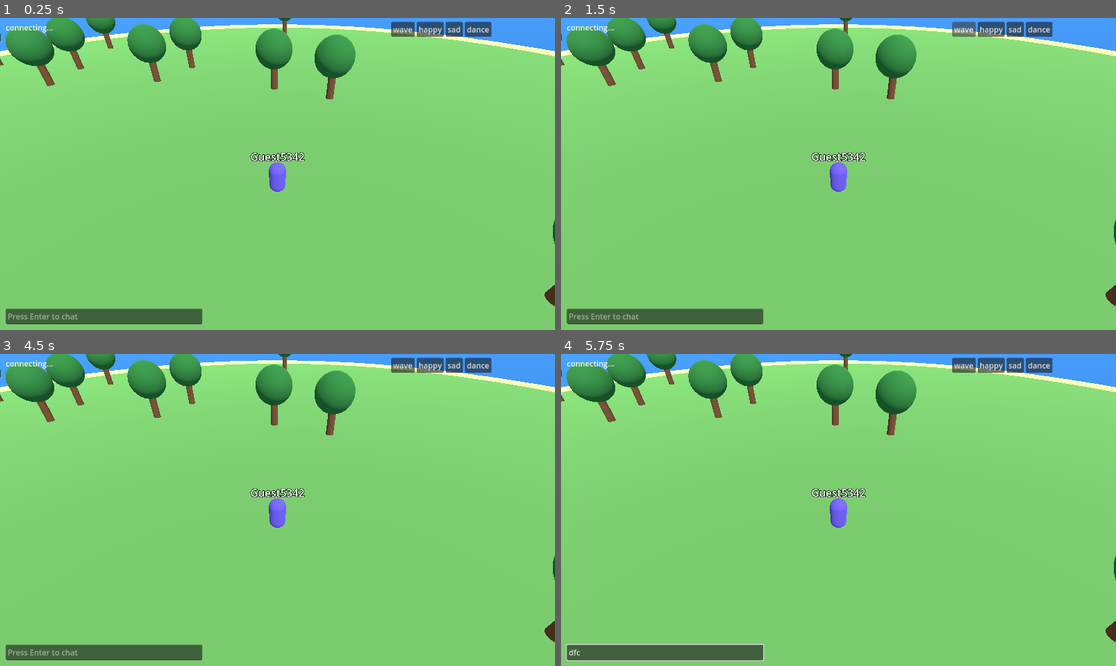
Above: before the commit, frames 1-4 (two rows, left to right).
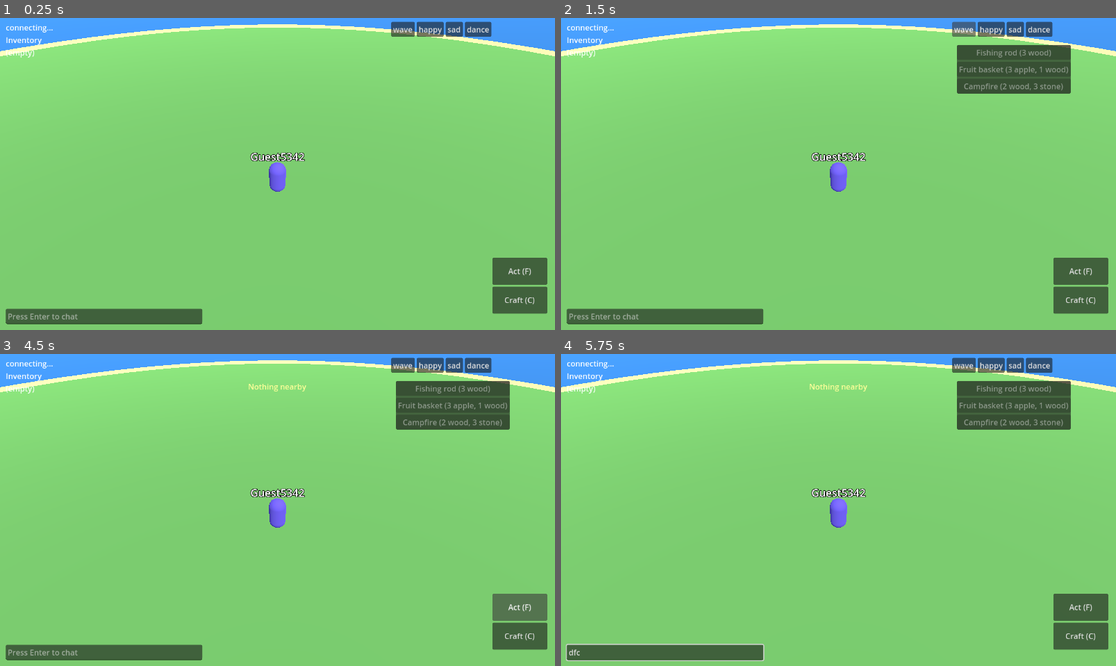
Above: after the commit, the same moments.

Repository: funami-dev/fujoma
Game: Godot game, scene res://main.tscn
Same seed, same stepped clock (60 frames per second), same inputs: the game is played once before the commit and once after it.
Inputs (mouse positions are in pixels of both pictures, inside the frame that each line leads up to):
- Up to frame 1 (0.25 s): no input
- Up to frame 2 (1.5 s): click (1082, 298) at 0.5 s, where only the run after the commit has a clickable "Craft (C)"; click "wave" at 1.25 s
- Up to frame 3 (4.5 s): click "happy" at 2 s; click "sad" at 2.75 s; click "dance" at 3.5 s; click (521, 606) at 4.25 s, where only the run after the commit has a clickable "Act (F)"
- Up to frame 4 (5.75 s): tap Enter at 5 s; move the mouse to (960, 494) at 5.02 s; hold D (move_right) from 5.03 s (still down); tap F (act, bound only after the commit) at 5.1 s; click (960, 494) at 5.17 s; tap C (craft, bound only after the commit) at 5.3 s

The runs differ from the first frame. In frame 1, 6.7% of the frame differs, in the area x 0-100%, y 0-95%; in frame 2, 9.9%; in frame 3, 10%; in frame 4, 10%.

Commit message:
Phase 2: gathering, crafting, inventory and persistent guest profiles
Co-Authored-By: Claude Sonnet 5.5 <noreply@anthropic.com>
Claude-Session: https://claude.ai/code/session_01PSNXdpzg6Un1grzxoNeG58

Diff:
--- /dev/null
+++ b/client/defs.gd
@@ -0,0 +1,21 @@
+class_name Defs
+## Item and recipe definitions. Mirrors server/src/protocol.ts.
+
+const ITEM_NAMES := {
+	"apple": "Apple",
+	"wood": "Wood",
+	"stone": "Stone",
+	"fish": "Fish",
+	"fishing_rod": "Fishing rod",
+	"fruit_basket": "Fruit basket",
+	"campfire": "Campfire",
+}
+
+const RECIPES := {
+	"fishing_rod": {"wood": 3},
+	"fruit_basket": {"apple": 3, "wood": 1},
+	"campfire": {"wood": 2, "stone": 3},
+}
+
+const INTERACT_RANGE := 3.5  # server allows 4
+const SHORE_DISTANCE := 37.0  # island radius 40 minus 3
--- /dev/null
+++ b/client/hud.gd
@@ -0,0 +1,127 @@
+class_name Hud
+extends CanvasLayer
+## Inventory, crafting panel, interaction prompt and toast messages.
+
+signal act_pressed
+signal craft_requested(recipe: String)
+
+var _inventory_label: Label
+var _prompt: Label
+var _toast: Label
+var _toast_left := 0.0
+var _craft_panel: PanelContainer
+var _craft_buttons: Dictionary = {}
+var _inv: Dictionary = {}
+
+
+func _ready() -> void:
+	_inventory_label = Label.new()
+	_inventory_label.position = Vector2(12, 34)
+	add_child(_inventory_label)
+
+	_prompt = Label.new()
+	_prompt.anchor_left = 0.5
+	_prompt.anchor_right = 0.5
+	_prompt.anchor_top = 1.0
+	_prompt.anchor_bottom = 1.0
+	_prompt.offset_left = -150
+	_prompt.offset_right = 150
+	_prompt.offset_top = -110
+	_prompt.horizontal_alignment = HORIZONTAL_ALIGNMENT_CENTER
+	add_child(_prompt)
+
+	_toast = Label.new()
+	_toast.anchor_left = 0.5
+	_toast.anchor_right = 0.5
+	_toast.offset_left = -250
+	_toast.offset_right = 250
+	_toast.offset_top = 56
+	_toast.horizontal_alignment = HORIZONTAL_ALIGNMENT_CENTER
+	_toast.add_theme_color_override("font_color", Color(1, 1, 0.6))
+	add_child(_toast)
+
+	var buttons := VBoxContainer.new()
+	buttons.anchor_left = 1.0
+	buttons.anchor_right = 1.0
+	buttons.anchor_top = 1.0
+	buttons.anchor_bottom = 1.0
+	buttons.offset_left = -130
+	buttons.offset_right = -16
+	buttons.offset_top = -150
+	buttons.offset_bottom = -16
+	add_child(buttons)
+	var act := Button.new()
+	act.text = "Act (F)"
+	act.custom_minimum_size = Vector2(0, 56)
+	act.focus_mode = Control.FOCUS_NONE
+	act.pressed.connect(func() -> void: act_pressed.emit())
+	buttons.add_child(act)
+	var craft := Button.new()
+	craft.text = "Craft (C)"
+	craft.custom_minimum_size = Vector2(0, 56)
+	craft.focus_mode = Control.FOCUS_NONE
+	craft.pressed.connect(toggle_craft)
+	buttons.add_child(craft)
+
+	_craft_panel = PanelContainer.new()
+	_craft_panel.anchor_left = 1.0
+	_craft_panel.anchor_right = 1.0
+	_craft_panel.offset_left = -330
+	_craft_panel.offset_right = -140
+	_craft_panel.offset_top = 56
+	_craft_panel.visible = false
+	add_child(_craft_panel)
+	var box := VBoxContainer.new()
+	_craft_panel.add_child(box)
+	for recipe: String in Defs.RECIPES:
+		var b := Button.new()
+		b.focus_mode = Control.FOCUS_NONE
+		b.pressed.connect(func() -> void: craft_requested.emit(recipe))
+		box.add_child(b)
+		_craft_buttons[recipe] = b
+	set_inventory({})
+
+
+func toggle_craft() -> void:
+	_craft_panel.visible = not _craft_panel.visible
+
+
+func set_prompt(text: String) -> void:
+	_prompt.text = text
+
+
+func show_toast(text: String) -> void:
+	_toast.text = text
+	_toast_left = 3.0
+
+
+func set_inventory(inv: Dictionary) -> void:
+	_inv = inv
+	var lines: PackedStringArray = []
+	for item: String in Defs.ITEM_NAMES:
+		var qty: int = int(inv.get(item, 0))
+		if qty > 0:
+			lines.append("%s x%d" % [Defs.ITEM_NAMES[item], qty])
+	_inventory_label.text = "Inventory\n" + ("\n".join(lines) if lines.size() > 0 else "(empty)")
+	for recipe: String in _craft_buttons:
+		var cost: Dictionary = Defs.RECIPES[recipe]
+		var parts: PackedStringArray = []
+		var affordable := true
+		for item: String in cost:
+			parts.append("%d %s" % [cost[item], Defs.ITEM_NAMES[item].to_lower()])
+			if int(inv.get(item, 0)) < int(cost[item]):
+				affordable = false
+		var b: Button = _craft_buttons[recipe]
+		b.text = "%s (%s)" % [Defs.ITEM_NAMES[recipe], ", ".join(parts)]
+		b.disabled = not affordable
+
+
+func has_item(item: String) -> bool:
+	return int(_inv.get(item, 0)) > 0
+
+
+func _process(delta: float) -> void:
+	if _toast_left > 0.0:
+		_toast_left -= delta
+		if _toast_left <= 0.0:
+			_toast.text = ""
--- a/client/main.gd
+++ b/client/main.gd
@@ -12,6 +12,7 @@
 var island_code := "main"
 var server_url := PROD_SERVER
 var guest_id := ""
+var guest_secret := ""
 var guest_name := ""
 var guest_color := Color.WHITE
 
@@ -27,6 +28,8 @@
 var chat_log: RichTextLabel
 var chat_input: LineEdit
 var joystick: Joystick
+var hud: Hud
+var nodes: Dictionary = {}  # id -> WorldNode
 var _touch_dir := Vector2.ZERO
 
 
@@ -45,6 +48,7 @@
 	net.connected.connect(_on_connected)
 	net.disconnected.connect(_on_disconnected)
 	net.message.connect(_on_message)
+	net.rejected.connect(_on_rejected)
 	status_label.text = "connecting..."
 	net.open("%s/island/%s/ws" % [server_url, island_code])
 
@@ -66,6 +70,11 @@
 	var cfg := ConfigFile.new()
 	cfg.load("user://guest.cfg")
 	guest_id = cfg.get_value("guest", "id", "")
+	guest_secret = cfg.get_value("guest", "secret", "")
+	if guest_secret == "":
+		guest_secret = _random_token(24)
+		cfg.set_value("guest", "secret", guest_secret)
+		cfg.save("user://guest.cfg")
 	if guest_id == "":
 		guest_id = "%08x%08x" % [randi(), randi()]
 		cfg.set_value("guest", "id", guest_id)
@@ -80,6 +89,14 @@
 			guest_name = (name_param as String).substr(0, 16)
 
 
+func _random_token(length: int) -> String:
+	var chars := "abcdefghijklmnopqrstuvwxyz0123456789"
+	var out := ""
+	for i in length:
+		out += chars[randi() % chars.length()]
+	return out
+
+
 # ---------------------------------------------------------------- setup
 
 func _setup_input() -> void:
@@ -90,6 +107,8 @@
 		"move_back": [KEY_S, KEY_DOWN],
 		"cam_left": [KEY_Q],
 		"cam_right": [KEY_E],
+		"act": [KEY_F],
+		"craft": [KEY_C],
 	}
 	for action: String in bindings:
 		InputMap.add_action(action)
@@ -120,31 +139,6 @@
 	var water := PlaneMesh.new()
 	water.size = Vector2(400, 400)
 	_add_mesh(water, Color(0.2, 0.5, 0.8), Vector3(0, -0.6, 0))
-
-	# Decorative trees at fixed positions (same on every client).
-	var rng := RandomNumberGenerator.new()
-	rng.seed = 1234
-	for i in 28:
-		var angle := rng.randf() * TAU
-		var dist := sqrt(rng.randf()) * (ISLAND_RADIUS - 4.0)
-		if dist < 5.0:
-			continue
-		var tree := Node3D.new()
-		tree.position = Vector3(cos(angle) * dist, 0, sin(angle) * dist)
-		add_child(tree)
-		var trunk := MeshInstance3D.new()
-		trunk.mesh = _cylinder(0.3, 2.0)
-		trunk.material_override = _mat(Color(0.5, 0.33, 0.2))
-		trunk.position.y = 1.0
-		tree.add_child(trunk)
-		var crown := MeshInstance3D.new()
-		var sphere := SphereMesh.new()
-		sphere.radius = 1.5
-		sphere.height = 3.0
-		crown.mesh = sphere
-		crown.material_override = _mat(Color(0.2, 0.55, 0.25))
-		crown.position.y = 3.2
-		tree.add_child(crown)
 
 	camera = Camera3D.new()
 	camera.fov = 60.0
@@ -220,6 +214,11 @@
 		b.pressed.connect(_send_emote.bind(kind))
 		emote_box.add_child(b)
 
+	hud = Hud.new()
+	add_child(hud)
+	hud.act_pressed.connect(_act)
+	hud.craft_requested.connect(func(recipe: String) -> void: net.send({"t": "craft", "recipe": recipe}))
+
 	if DisplayServer.is_touchscreen_available():
 		joystick = Joystick.new()
 		joystick.anchor_top = 1.0
@@ -235,8 +234,18 @@
 
 func _on_connected() -> void:
 	status_label.text = "island: %s" % island_code
-	net.send({"t": "join", "id": guest_id, "name": guest_name, "color": "#" + guest_color.to_html(false)})
+	net.send({"t": "join", "id": guest_id, "secret": guest_secret, "name": guest_name, "color": "#" + guest_color.to_html(false)})
 	_last_sent = Vector3.INF
+
+
+func _on_rejected(code: int) -> void:
+	match code:
+		4000:
+			status_label.text = "This guest is open in another tab. Close it and reload."
+		4003:
+			status_label.text = "This guest id belongs to another device. Clear site data to start fresh."
+		_:
+			status_label.text = "Connection refused (%d)" % code
 
 
 func _on_disconnected() -> void:
@@ -250,7 +259,19 @@
 		"welcome":
 			for p: Dictionary in d.get("players", []):
 				_add_remote(p)
+			_clear_nodes()
+			for n: Dictionary in d.get("nodes", []):
+				_add_node(n)
+			hud.set_inventory(d.get("inv", {}))
 			_update_status()
+		"inv":
+			hud.set_inventory(d.get("inv", {}))
+		"toast":
+			hud.show_toast(d.get("text", ""))
+		"node":
+			var wn: WorldNode = nodes.get(d.get("id", ""))
+			if wn:
+				wn.set_ready_in(int(d.get("ready_in", 0)))
 		"joined":
 			_add_remote(d["p"])
 			_log("%s joined" % d["p"].get("name", "?"))
@@ -279,6 +300,20 @@
 				remotes[d["id"]].emote(d["e"])
 
 
+func _clear_nodes() -> void:
+	for n: WorldNode in nodes.values():
+		n.queue_free()
+	nodes.clear()
+
+
+func _add_node(n: Dictionary) -> void:
+	var wn := WorldNode.new()
+	wn.position = Vector3(n["x"], 0, n["z"])
+	add_child(wn)
+	wn.setup(n["id"], n["k"], int(n["ready_in"]))
+	nodes[n["id"]] = wn
+
+
 func _add_remote(p: Dictionary) -> void:
 	var id: String = p["id"]
 	if id == guest_id or remotes.has(id):
@@ -327,9 +362,40 @@
 # ---------------------------------------------------------------- loop
 
 func _unhandled_key_input(event: InputEvent) -> void:
-	if event is InputEventKey and event.pressed and event.keycode == KEY_ENTER:
+	if not (event is InputEventKey and event.pressed and not event.echo):
+		return
+	if event.keycode == KEY_ENTER:
 		chat_input.grab_focus()
 		get_viewport().set_input_as_handled()
+	elif event.physical_keycode == KEY_F:
+		_act()
+	elif event.physical_keycode == KEY_C:
+		hud.toggle_craft()
+
+
+func _nearest_node() -> WorldNode:
+	var best: WorldNode = null
+	var best_d := Defs.INTERACT_RANGE
+	for n: WorldNode in nodes.values():
+		var d := n.position.distance_to(me.position)
+		if d < best_d:
+			best_d = d
+			best = n
+	return best
+
+
+func _on_shore() -> bool:
+	return Vector2(me.position.x, me.position.z).length() >= Defs.SHORE_DISTANCE
+
+
+func _act() -> void:
+	var n := _nearest_node()
+	if n:
+		net.send({"t": "interact", "id": n.node_id})
+	elif _on_shore():
+		net.send({"t": "fish"})
+	else:
+		hud.show_toast("Nothing nearby")
 
 
 func _process(delta: float) -> void:
@@ -353,6 +419,9 @@
 			flat = flat.normalized() * ISLAND_RADIUS
 			me.position = Vector3(flat.x, 0, flat.y)
 		me.rotation.y = lerp_angle(me.rotation.y, atan2(-dir.x, -dir.z), minf(1.0, 14.0 * delta))
+		_push_out_of_nodes()
+
+	_update_prompt()
 
 	_send_timer += delta
 	if _send_timer >= POS_SEND_INTERVAL:
@@ -370,3 +439,28 @@
 	var focus := me.position
 	camera.position = focus + CAMERA_OFFSET.rotated(Vector3.UP, cam_yaw)
 	camera.look_at(focus + Vector3(0, 1, 0), Vector3.UP)
+
+
+func _push_out_of_nodes() -> void:
+	for n: WorldNode in nodes.values():
+		var offset := me.position - n.position
+		offset.y = 0
+		var min_dist := n.collision_radius() + 0.4
+		if offset.length() < min_dist:
+			if offset.length() < 0.001:
+				offset = Vector3(1, 0, 0)
+			me.position = n.position + offset.normalized() * min_dist
+
+
+func _update_prompt() -> void:
+	var n := _nearest_node()
+	if n:
+		var what := "pick fruit / gather wood" if n.kind == "tree" else "take stone"
+		if n.is_ready() or n.kind == "tree":
+			hud.set_prompt("F: %s" % what)
+		else:
+			hud.set_prompt("(%s: nothing right now)" % n.kind)
+	elif _on_shore():
+		hud.set_prompt("F: fish" if hud.has_item("fishing_rod") else "Shore: craft a fishing rod to fish")
+	else:
+		hud.set_prompt("")
--- a/client/net.gd
+++ b/client/net.gd
@@ -4,6 +4,7 @@
 
 signal connected
 signal disconnected
+signal rejected(code: int)
 signal message(data: Dictionary)
 
 const RECONNECT_DELAY := 2.0
@@ -12,6 +13,7 @@
 var _socket: WebSocketPeer
 var _was_open := false
 var _retry_in := 0.0
+var _stopped := false
 
 
 func open(server_url: String) -> void:
@@ -38,6 +40,8 @@
 
 func _process(delta: float) -> void:
 	if _socket == null:
+		if _stopped:
+			return
 		_retry_in -= delta
 		if _retry_in <= 0.0:
 			_connect()
@@ -54,7 +58,12 @@
 					message.emit(parsed)
 		WebSocketPeer.STATE_CLOSED:
 			var was_open := _was_open
+			var code := _socket.get_close_code()
 			_socket = null
+			if code in [4000, 4001, 4003]:
+				_stopped = true
+				rejected.emit(code)
+				return
 			_retry_in = RECONNECT_DELAY
 			if was_open:
 				disconnected.emit()
--- /dev/null
+++ b/client/world_node.gd
@@ -0,0 +1,97 @@
+class_name WorldNode
+extends Node3D
+## A harvestable tree or rock. The server owns its cooldown; we only mirror it.
+
+const COLLISION_RADIUS := {"tree": 0.9, "rock": 0.8}
+
+var node_id := ""
+var kind := ""
+var _ready_at_ms := 0
+var _fruit: Node3D
+var _rock_mesh: MeshInstance3D
+
+
+func setup(id: String, k: String, ready_in_ms: int) -> void:
+	node_id = id
+	kind = k
+	set_ready_in(ready_in_ms)
+	if kind == "tree":
+		_build_tree()
+	else:
+		_build_rock()
+	_refresh()
+
+
+func is_ready() -> bool:
+	return Time.get_ticks_msec() >= _ready_at_ms
+
+
+func set_ready_in(ms: int) -> void:
+	_ready_at_ms = Time.get_ticks_msec() + ms
+	_refresh()
+
+
+func collision_radius() -> float:
+	return COLLISION_RADIUS[kind]
+
+
+func _process(_delta: float) -> void:
+	_refresh()
+
+
+func _refresh() -> void:
+	var ready := is_ready()
+	if _fruit:
+		_fruit.visible = ready
+	if _rock_mesh:
+		_rock_mesh.scale = Vector3.ONE if ready else Vector3(0.6, 0.6, 0.6)
+
+
+func _mat(color: Color) -> StandardMaterial3D:
+	var m := StandardMaterial3D.new()
+	m.albedo_color = color
+	return m
+
+
+func _build_tree() -> void:
+	var trunk := MeshInstance3D.new()
+	var cyl := CylinderMesh.new()
+	cyl.top_radius = 0.3
+	cyl.bottom_radius = 0.3
+	cyl.height = 2.0
+	trunk.mesh = cyl
+	trunk.material_override = _mat(Color(0.5, 0.33, 0.2))
+	trunk.position.y = 1.0
+	add_child(trunk)
+
+	var crown := MeshInstance3D.new()
+	var sphere := SphereMesh.new()
+	sphere.radius = 1.5
+	sphere.height = 3.0
+	crown.mesh = sphere
+	crown.material_override = _mat(Color(0.2, 0.55, 0.25))
+	crown.position.y = 3.2
+	add_child(crown)
+
+	_fruit = Node3D.new()
+	add_child(_fruit)
+	for p: Vector3 in [Vector3(1.1, 3.0, 0.5), Vector3(-0.9, 3.4, 0.9), Vector3(0.2, 2.6, -1.3), Vector3(-0.6, 3.8, -0.8)]:
+		var apple := MeshInstance3D.new()
+		var s := SphereMesh.new()
+		s.radius = 0.2
+		s.height = 0.4
+		apple.mesh = s
+		apple.material_override = _mat(Color(0.85, 0.12, 0.12))
+		apple.position = p
+		_fruit.add_child(apple)
+
+
+func _build_rock() -> void:
+	_rock_mesh = MeshInstance3D.new()
+	var s := SphereMesh.new()
+	s.radius = 0.8
+	s.height = 1.1
+	_rock_mesh.mesh = s
+	_rock_mesh.material_override = _mat(Color(0.55, 0.55, 0.58))
+	_rock_mesh.position.y = 0.4
+	add_child(_rock_mesh)
Not shown, added: client/defs.gd.uid
Not shown, added: client/hud.gd.uid
Not shown, added: client/world_node.gd.uid
Not shown, added: server/src/env.ts
Not shown, changed: server/src/index.ts
Not shown, changed: server/src/island.ts
Not shown, added: server/src/profile.ts
Not shown, changed: server/src/protocol.ts
Not shown, added: server/src/world.ts
